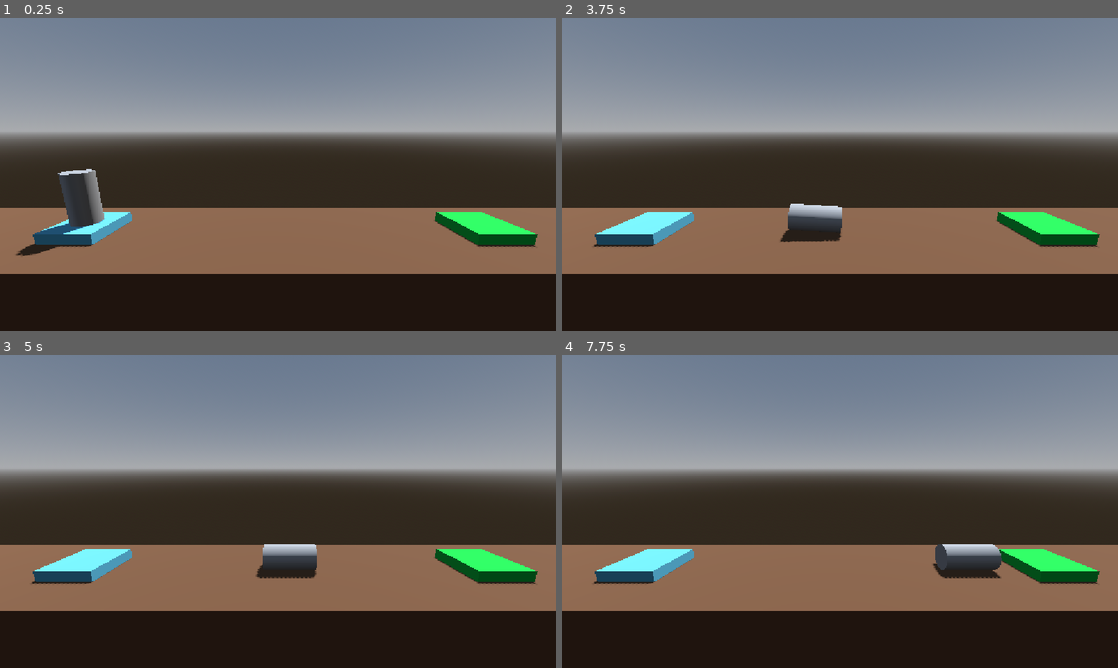
Above: before the commit, frames 1-4 (two rows, left to right).
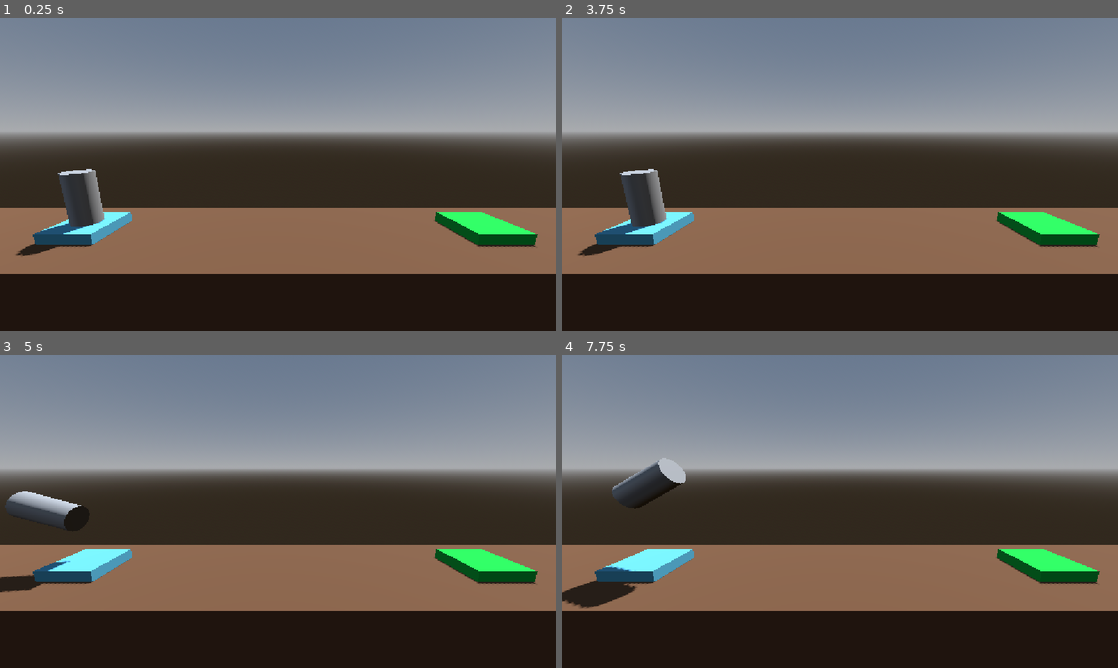
Above: after the commit, the same moments.

Repository: speculative-DEV/rocket-boost
Game: Godot game, scene res://Level/level.tscn
Two runs of this game, one before a commit and one after it. Both use one fixed random seed, a clock stepped at 60 frames per second and the inputs below. Before the commit the project has no main scene; this scene is started directly in both runs.
Inputs:
- Up to frame 1 (0.25 s): no input
- Up to frame 2 (3.75 s): tap Enter at 0.5 s; hold Right (rotate_right) 0.53-1.28 s; hold Space (boost) 0.53-1.28 s; hold Left (rotate_left) 1.28-2.03 s; tap Space (boost) at 1.35, 2.85 s; hold Space (boost) 2.03-2.78 s; hold Right (rotate_right) 2.03-3.53 s; hold Left (rotate_left) from 3.53 s (still down); hold Space (boost) from 3.53 s (still down)
- Up to frame 3 (5 s): keep holding Left (rotate_left); release Space (boost) at 4.28 s; tap Space (boost) at 4.35 s
- Up to frame 4 (7.75 s): hold Space (boost) 5.03-5.78 s; release Left (rotate_left) at 5.78 s; hold Right (rotate_right) from 5.78 s (still down); tap Space (boost) at 5.85, 7.35 s; hold Space (boost) 6.53-7.28 s

The runs differ from the first frame. In frame 2, 2.3% of the frame differs, in the area x 2-51%, y 48-76%; in frame 3, 2.3%; in frame 4, 2.9%, in the area x 0-80%, y 32-81%.

Commit message:
Feat: applying the restart and quit after winning

Diff:
--- a/Level/level.tscn
+++ b/Level/level.tscn
@@ -32,7 +32,7 @@
 transform = Transform3D(-0.8660254, -0.43301278, 0.25, 0, 0.49999997, 0.86602545, -0.50000006, 0.75, -0.43301266, 0, 0, 0)
 shadow_enabled = true
 
-[node name="Floor" type="CSGBox3D" parent="." unique_id=1287642598]
+[node name="Floor" type="CSGBox3D" parent="." unique_id=1287642598 groups=["Hazard"]]
 transform = Transform3D(1, 0, 0, 0, 1, 0, 0, 0, 1, 0, -4, 0)
 use_collision = true
 size = Vector3(30, 8, 5)
@@ -44,7 +44,7 @@
 size = Vector3(2, 0.4, 2)
 material = SubResource("StandardMaterial3D_c2fln")
 
-[node name="LandingPad" type="CSGBox3D" parent="." unique_id=27442711]
+[node name="LandingPad" type="CSGBox3D" parent="." unique_id=27442711 groups=["Goal"]]
 transform = Transform3D(1, 0, 0, 0, 1, 0, 0, 0, 1, 8, 0.2, 0)
 use_collision = true
 size = Vector3(2, 0.4, 2)
--- a/player.gd
+++ b/player.gd
@@ -1,12 +1,33 @@
 extends RigidBody3D
+
+## How much vertical force to apply when moving.
+@export_range(750.0, 3000.0) var thrust: float = 1000.0
+
+## How much angular force to apply when rotated.
+@export var torque_thrust: float = 100.0
 
 # Called every frame. 'delta' is the elapsed time since the previous frame.
 func _process(delta: float) -> void:
 	if Input.is_action_pressed("boost"):
-		apply_central_force(basis.y * delta * 1000.0)
+		apply_central_force(basis.y * delta * thrust)
 
 	if Input.is_action_pressed("rotate_left"):
-		apply_torque(Vector3(0.0, 0.0, 100.0 * delta))
+		apply_torque(Vector3(0.0, 0.0, torque_thrust * delta))
 
 	if Input.is_action_pressed("rotate_right"):
-		apply_torque(Vector3(0.0, 0.0, -100.0 * delta))
+		apply_torque(Vector3(0.0, 0.0, -torque_thrust * delta))
+
+
+func _on_body_entered(body: Node) -> void:
+	if "Goal" in body.get_groups():
+		complete_level()
+	if "Hazard" in body.get_groups():
+		crash_sequence()
+
+func crash_sequence() -> void:
+	print("Kaboom!")
+	get_tree().reload_current_scene()
+
+func complete_level() -> void:
+	print("Level Complete!")
+	get_tree().quit()
--- a/player.tscn
+++ b/player.tscn
@@ -10,6 +10,8 @@
 axis_lock_linear_z = true
 axis_lock_angular_x = true
 axis_lock_angular_y = true
+contact_monitor = true
+max_contacts_reported = 10
 linear_damp = 1.0
 angular_damp = 3.0
 script = ExtResource("1_4flbx")
@@ -20,3 +22,5 @@
 
 [node name="CollisionShape3D" type="CollisionShape3D" parent="." unique_id=1262249332]
 shape = SubResource("CylinderShape3D_r030d")
+
+[connection signal="body_entered" from="." to="." method="_on_body_entered"]
--- a/project.godot
+++ b/project.godot
@@ -11,6 +11,7 @@
 [application]
 
 config/name="ProjectBoost"
+run/main_scene="uid://c401k8o3b8t11"
 config/features=PackedStringArray("4.7", "Forward Plus")
 config/icon="res://icon.svg"
 
